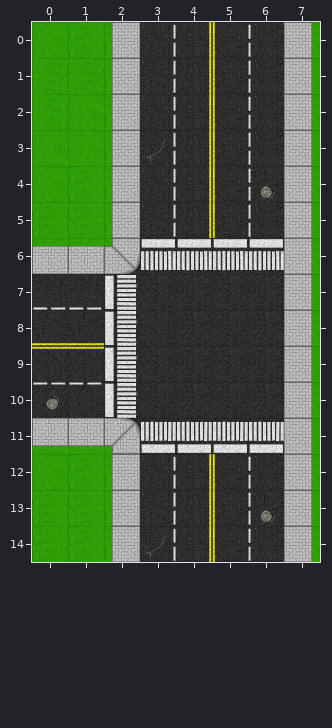
Level history. Tiled map: Traffic_Cop/Assets/Map/level3v2.tmx. The first picture shows the starting point.
Cells are 128x128 px. Shown: x 0..7, y 0..14.
New version:
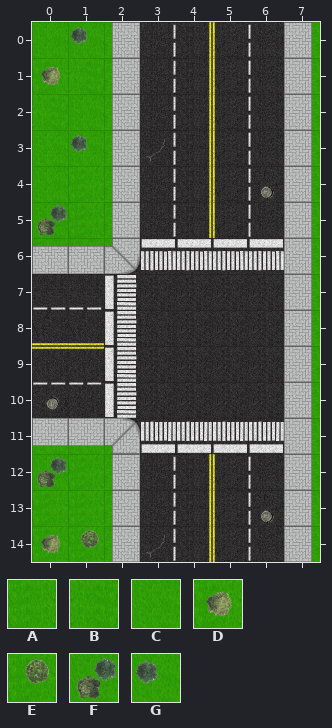
Key: from "RoadTilesV2": A 24, B 25, C 26, D 32, E 33, F 34, G 35.
_ is an empty cell.
Change:
Layer "Tile Layer 1":
y 0: x 1 A -> G
y 1: x 0 B -> D
y 3: x 1 C -> G
y 5: x 0 A -> F
y 12: x 0 C -> F
y 14: x 0..1 AA -> DE
